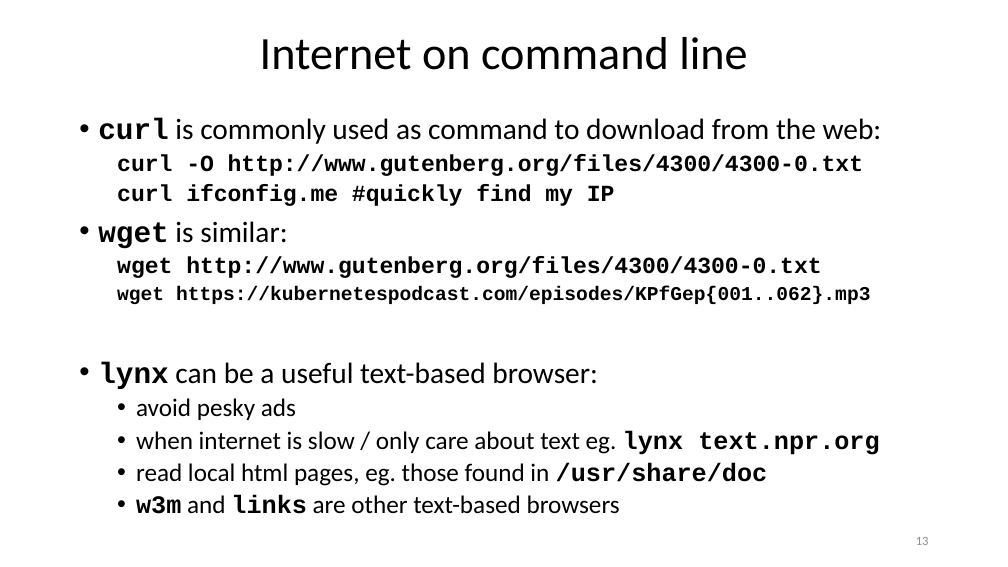
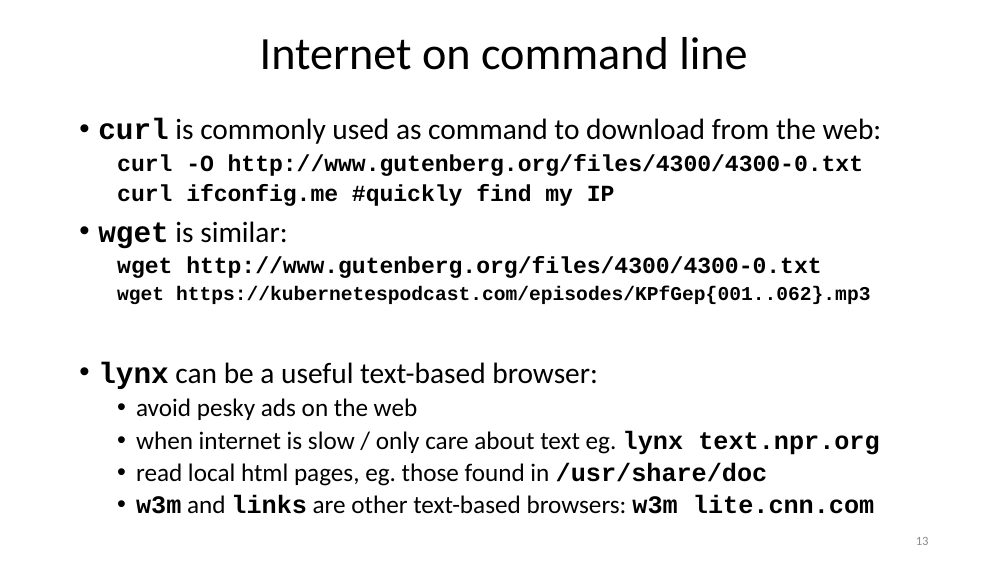
Before and after one commit to ketancmaheshwari/lisa19, a slide deck: slide 13 of lpt_LISA.pptx. Drawn at 1008x567 pixels with LibreOffice and Linux fonts; fonts in the diff are those of the drawing. Boxes give left, top, right and bottom in pixels: in the first picture for what was removed or moved away, otherwise in the second. Text is boxed around its words. In the diff, an @@ line names an element or a change of style, - is before the commit and + after.

```diff
--- a/lpt_LISA.pptx
+++ b/lpt_LISA.pptx
@@ text at (136,398,418,420): text changed @@
-  • avoid pesky ads
+  • avoid pesky ads on the web
@@ text at (136,495,874,514): text changed @@
-  • w3m and links are other text-based browsers
+  • w3m and links are other text-based browsers: w3m lite.cnn.com
```
Also in this commit, not shown: 2 other slides changed, 1 other file.
